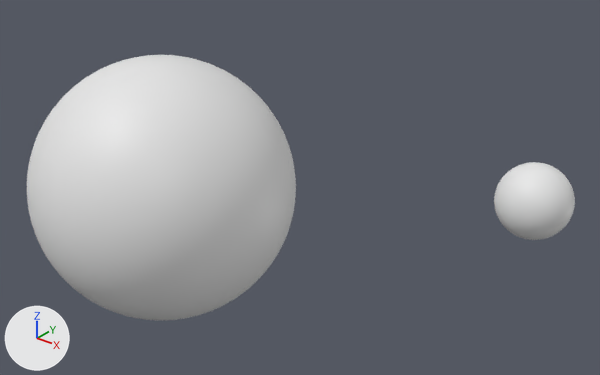
An edit to the Blender file assets/lunaria.blend, drawn before and after from the same camera.
Both versions are drawn from a 50 mm camera at (4.37, -3.82, 2.77) aimed at (1.13, 0.24, 0.25). Lighting does not change. The marker at lower left points along +X, +Y and +Z. The first picture is the older version.

Objects in the first picture: 'lunaria_luna', 'lunaria_planeta'.
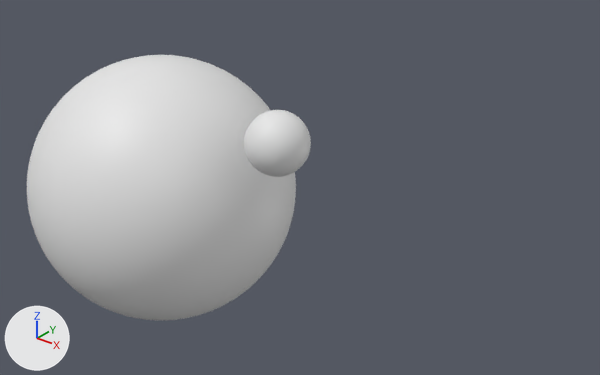
Location of each change, [x1, y1, x2, y2] in pixels of the pictures (600 x 375 px):
'lunaria_luna', moved
    before: [494, 162, 575, 240]
    after: [244, 110, 311, 177]

The change, as a diff of the scene's bpy script:
```diff
--- a/assets/lunaria.blend.py
+++ b/assets/lunaria.blend.py
@@ ob_lunaria_luna @@
 ob_lunaria_luna = bpy.data.objects.new('lunaria_luna', me_lunaria_luna)
-ob_lunaria_luna.location = (1.6, 0.25, 0.0)
+ob_lunaria_luna.location = (0.0, 0.0, 0.0)
 ob_lunaria_luna.rotation_euler = (1.571, 0.0, 0.0)  # degrees (90, 0, 0)
```
